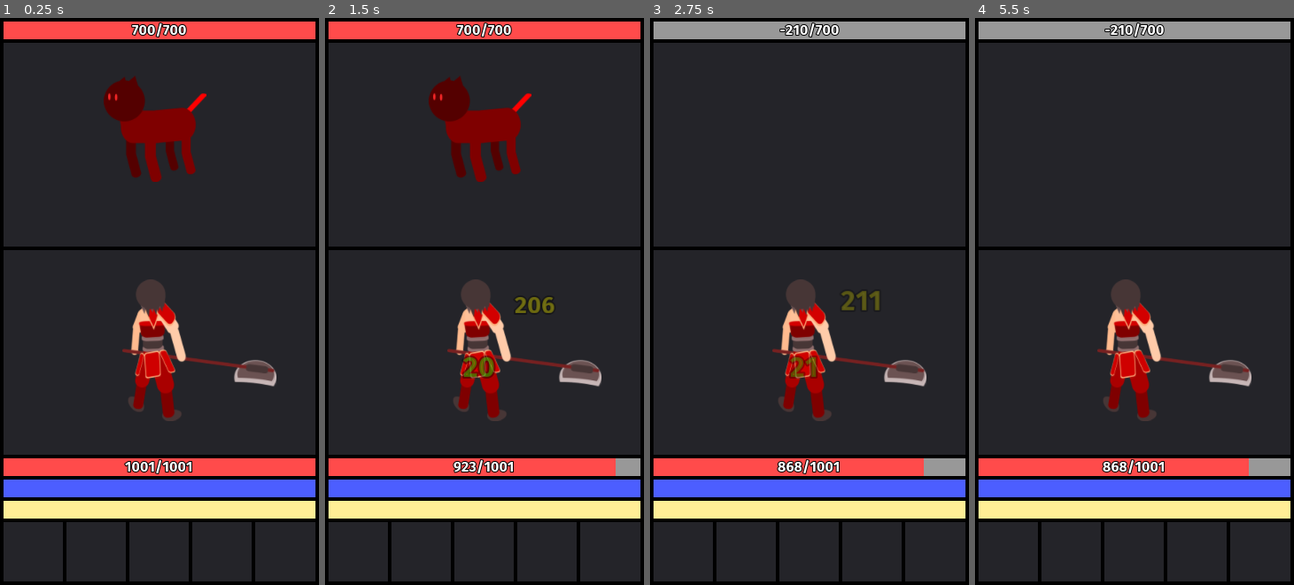
Above: before the commit, frames 1-4 (left to right).
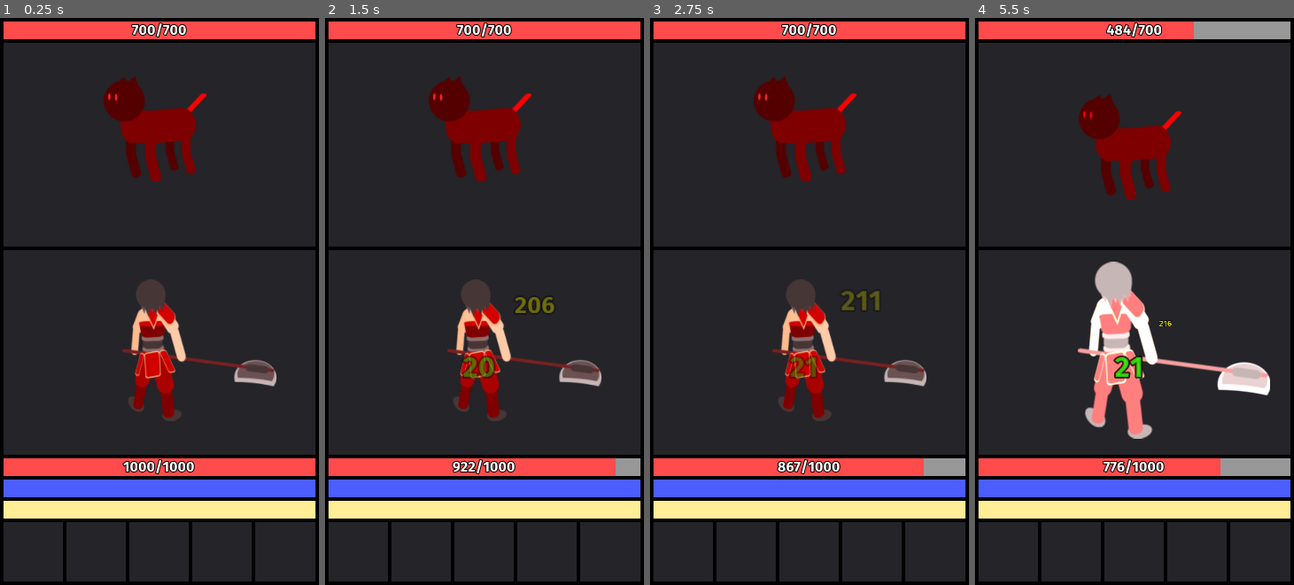
Above: after the commit, the same moments.

Repository: GitHubPiotr/Cartas-Mobile
Game: Godot game, scene res://engine/Level.tscn
Two runs of this game, one before a commit and one after it. Both use one fixed random seed, a clock stepped at 60 frames per second and the inputs below.
Inputs (mouse positions are in pixels of both pictures, inside the frame that each line leads up to):
- Up to frame 1 (0.25 s): no input
- Up to frame 2 (1.5 s): tap Enter at 0.5 s; move the mouse to (554, 273) at 0.52 s; click (554, 273) at 0.67 s; move the mouse to (420, 329) at 1.27 s; click (420, 329) at 1.42 s
- Up to frame 3 (2.75 s): move the mouse to (841, 176) at 2.02 s; click (841, 176) at 2.17 s
- Up to frame 4 (5.5 s): move the mouse to (1118, 414) at 2.77 s; click (1118, 414) at 2.92 s; move the mouse to (1230, 386) at 3.52 s; click (1230, 386) at 3.67 s; move the mouse to (1038, 216) at 4.27 s; click (1038, 216) at 4.42 s; move the mouse to (1150, 301) at 5.02 s; click (1150, 301) at 5.17 s

The runs differ from the first frame. In frame 1, 0.2% of the frame differs, in the area x 38-62%, y 78-81%; in frame 2, 0.3%; in frame 3, 6.1%; in frame 4, 11%, in the area x 1-93%, y 0-81%.

Commit message:
[CharacterMenu] added

Diff:
--- a/engine/Level.gd
+++ b/engine/Level.gd
@@ -13,10 +13,10 @@
 	var panel_layout = $PanelLayout
 
 	var player = Player.instance()
-	player.init(1, 1, 1001, 50, 10, 222, 0.10, 0.10, 10, 200, 0.1)
+	player.init(1, 1, 1000, 50, 10, 222, 0.10, 0.10, 10, 200, 0.1)
 	player.global_position = Vector2(225, 375)
 	add_child(player)
 
 	var combat_mechanism = CombatMechanism.instance()
-	combat_mechanism.init(player, Dog, 2)
+	combat_mechanism.init(player, Dog, 5)
 	add_child(combat_mechanism)
--- a/engine/Level.tscn
+++ b/engine/Level.tscn
@@ -7,4 +7,3 @@
 script = ExtResource( 1 )
 
 [node name="PanelLayout" parent="." instance=ExtResource( 4 )]
-color = Color( 0, 0, 0, 1 )
--- /dev/null
+++ b/menu/character_menu/CharacterMenu.tscn
@@ -0,0 +1,184 @@
+[gd_scene load_steps=10 format=2]
+
+[ext_resource path="res://menu/character_menu/helmet.png" type="Texture" id=1]
+[ext_resource path="res://menu/character_menu/armour.png" type="Texture" id=2]
+[ext_resource path="res://menu/character_menu/boots.png" type="Texture" id=3]
+[ext_resource path="res://menu/character_menu/miecz.png" type="Texture" id=4]
+
+[sub_resource type="StyleBoxFlat" id=1]
+bg_color = Color( 0, 0, 0, 1 )
+
+[sub_resource type="StyleBoxFlat" id=2]
+bg_color = Color( 0, 0, 0, 1 )
+
+[sub_resource type="StyleBoxFlat" id=3]
+bg_color = Color( 0, 0, 0, 1 )
+
+[sub_resource type="StyleBoxFlat" id=4]
+bg_color = Color( 0, 0, 0, 1 )
+
+[sub_resource type="StyleBoxFlat" id=5]
+bg_color = Color( 0, 0, 0, 1 )
+
+[node name="ColorRect" type="ColorRect"]
+margin_right = 360.0
+margin_bottom = 640.0
+color = Color( 0, 0, 0, 1 )
+__meta__ = {
+"_edit_use_anchors_": false
+}
+
+[node name="VBoxContainer" type="VBoxContainer" parent="."]
+margin_right = 360.0
+margin_bottom = 640.0
+__meta__ = {
+"_edit_use_anchors_": false
+}
+
+[node name="VBoxContainer" type="VBoxContainer" parent="VBoxContainer"]
+margin_right = 360.0
+margin_bottom = 200.0
+rect_min_size = Vector2( 0, 200 )
+
+[node name="CenterContainer" type="CenterContainer" parent="VBoxContainer"]
+margin_top = 204.0
+margin_right = 360.0
+margin_bottom = 456.0
+
+[node name="GridContainer" type="GridContainer" parent="VBoxContainer/CenterContainer"]
+margin_left = 54.0
+margin_right = 306.0
+margin_bottom = 252.0
+columns = 4
+__meta__ = {
+"_edit_use_anchors_": false
+}
+
+[node name="WeaponPanel" type="Panel" parent="VBoxContainer/CenterContainer/GridContainer"]
+margin_right = 60.0
+margin_bottom = 60.0
+rect_min_size = Vector2( 60, 60 )
+
+[node name="HelmetPanel" type="Panel" parent="VBoxContainer/CenterContainer/GridContainer"]
+margin_left = 64.0
+margin_right = 124.0
+margin_bottom = 60.0
+rect_min_size = Vector2( 60, 60 )
+
+[node name="EmptyPanel" type="Panel" parent="VBoxContainer/CenterContainer/GridContainer"]
+margin_left = 128.0
+margin_right = 188.0
+margin_bottom = 60.0
+rect_min_size = Vector2( 60, 60 )
+custom_styles/panel = SubResource( 1 )
+
+[node name="EmptyPanel2" type="Panel" parent="VBoxContainer/CenterContainer/GridContainer"]
+margin_left = 192.0
+margin_right = 252.0
+margin_bottom = 60.0
+rect_min_size = Vector2( 60, 60 )
+custom_styles/panel = SubResource( 2 )
+
+[node name="WeaponPanel2" type="Panel" parent="VBoxContainer/CenterContainer/GridContainer"]
+margin_top = 64.0
+margin_right = 60.0
+margin_bottom = 124.0
+rect_min_size = Vector2( 60, 60 )
+
+[node name="ArmourPanel" type="Panel" parent="VBoxContainer/CenterContainer/GridContainer"]
+margin_left = 64.0
+margin_top = 64.0
+margin_right = 124.0
+margin_bottom = 124.0
+rect_min_size = Vector2( 60, 60 )
+
+[node name="ShieldPanel" type="Panel" parent="VBoxContainer/CenterContainer/GridContainer"]
+margin_left = 128.0
+margin_top = 64.0
+margin_right = 188.0
+margin_bottom = 124.0
+rect_min_size = Vector2( 60, 60 )
+
+[node name="NecklacePanel" type="Panel" parent="VBoxContainer/CenterContainer/GridContainer"]
+margin_left = 192.0
+margin_top = 64.0
+margin_right = 252.0
+margin_bottom = 124.0
+rect_min_size = Vector2( 60, 60 )
+
+[node name="WeaponPanel3" type="Panel" parent="VBoxContainer/CenterContainer/GridContainer"]
+margin_top = 128.0
+margin_right = 60.0
+margin_bottom = 188.0
+rect_min_size = Vector2( 60, 60 )
+
+[node name="ArmourPanel2" type="Panel" parent="VBoxContainer/CenterContainer/GridContainer"]
+margin_left = 64.0
+margin_top = 128.0
+margin_right = 124.0
+margin_bottom = 188.0
+rect_min_size = Vector2( 60, 60 )
+
+[node name="BraceletPanel" type="Panel" parent="VBoxContainer/CenterContainer/GridContainer"]
+margin_left = 128.0
+margin_top = 128.0
+margin_right = 188.0
+margin_bottom = 188.0
+rect_min_size = Vector2( 60, 60 )
+
+[node name="EarringsPanel" type="Panel" parent="VBoxContainer/CenterContainer/GridContainer"]
+margin_left = 192.0
+margin_top = 128.0
+margin_right = 252.0
+margin_bottom = 188.0
+rect_min_size = Vector2( 60, 60 )
+
+[node name="EmptyPanel3" type="Panel" parent="VBoxContainer/CenterContainer/GridContainer"]
+margin_top = 192.0
+margin_right = 60.0
+margin_bottom = 252.0
+rect_min_size = Vector2( 60, 60 )
+custom_styles/panel = SubResource( 3 )
+
+[node name="BootsPanel" type="Panel" parent="VBoxContainer/CenterContainer/GridContainer"]
+margin_left = 64.0
+margin_top = 192.0
+margin_right = 124.0
+margin_bottom = 252.0
+rect_min_size = Vector2( 60, 60 )
+
+[node name="EmptyPanel4" type="Panel" parent="VBoxContainer/CenterContainer/GridContainer"]
+margin_left = 128.0
+margin_top = 192.0
+margin_right = 188.0
+margin_bottom = 252.0
+rect_min_size = Vector2( 60, 60 )
+custom_styles/panel = SubResource( 4 )
+
+[node name="EmptyPanel5" type="Panel" parent="VBoxContainer/CenterContainer/GridContainer"]
+margin_left = 192.0
+margin_top = 192.0
+margin_right = 252.0
+margin_bottom = 252.0
+rect_min_size = Vector2( 60, 60 )
+custom_styles/panel = SubResource( 5 )
+
+[node name="WeaponSprite" type="Sprite" parent="VBoxContainer/CenterContainer"]
+position = Vector2( 83.0347, 103.909 )
+scale = Vector2( 0.2, 0.2 )
+texture = ExtResource( 4 )
+
+[node name="ArmourSprite" type="Sprite" parent="VBoxContainer/CenterContainer"]
+position = Vector2( 147.878, 125.523 )
+scale = Vector2( 0.15, 0.15 )
+texture = ExtResource( 2 )
+
+[node name="HelmetSprite" type="Sprite" parent="VBoxContainer/CenterContainer"]
+position = Vector2( 147.97, 33.1163 )
+scale = Vector2( 0.2, 0.2 )
+texture = ExtResource( 1 )
+
+[node name="BootsSprite" type="Sprite" parent="VBoxContainer/CenterContainer"]
+position = Vector2( 147.798, 223.493 )
+scale = Vector2( 0.15, 0.15 )
+texture = ExtResource( 3 )
--- a/menu/MainMenu.tscn
+++ b/menu/main_menu/MainMenu.tscn
@@ -1,7 +1,7 @@
 [gd_scene load_steps=3 format=2]
 
-[ext_resource path="res://menu/Panel.tscn" type="PackedScene" id=1]
-[ext_resource path="res://menu/MainMenu.gd" type="Script" id=2]
+[ext_resource path="res://menu/main_menu/Panel.tscn" type="PackedScene" id=1]
+[ext_resource path="res://menu/main_menu/MainMenu.gd" type="Script" id=2]
 
 [node name="MainMenu" type="Node"]
 script = ExtResource( 2 )
--- a/menu/Panel.tscn
+++ b/menu/main_menu/Panel.tscn
@@ -1,22 +1,33 @@
-[gd_scene load_steps=9 format=2]
+[gd_scene load_steps=13 format=2]
 
-[ext_resource path="res://menu/path1024.png" type="Texture" id=1]
-[ext_resource path="res://menu/rysunek-5.png" type="Texture" id=2]
-[ext_resource path="res://menu/path312.png" type="Texture" id=3]
-[ext_resource path="res://menu/rysunek-8.png" type="Texture" id=4]
-[ext_resource path="res://menu/rysunek-4.png" type="Texture" id=5]
-[ext_resource path="res://menu/Panel.gd" type="Script" id=6]
-[ext_resource path="res://units/extra/bright.shader" type="Shader" id=7]
+[ext_resource path="res://units/extra/bright.shader" type="Shader" id=1]
+[ext_resource path="res://menu/main_menu/Panel.gd" type="Script" id=2]
+[ext_resource path="res://menu/main_menu/rysunek-8.png" type="Texture" id=3]
+[ext_resource path="res://menu/main_menu/rysunek-5.png" type="Texture" id=4]
+[ext_resource path="res://fonts/FiraGO-Regular.ttf" type="DynamicFontData" id=5]
+[ext_resource path="res://menu/main_menu/rysunek-4.png" type="Texture" id=6]
+[ext_resource path="res://menu/main_menu/path1024.png" type="Texture" id=7]
+[ext_resource path="res://menu/main_menu/path312.png" type="Texture" id=8]
 
-[sub_resource type="ShaderMaterial" id=1]
-shader = ExtResource( 7 )
+[sub_resource type="DynamicFont" id=1]
+size = 32
+use_filter = true
+font_data = ExtResource( 5 )
+
+[sub_resource type="StyleBoxFlat" id=2]
+bg_color = Color( 1, 0.937255, 0.592157, 1 )
+
+[sub_resource type="StyleBoxFlat" id=3]
+
+[sub_resource type="ShaderMaterial" id=4]
+shader = ExtResource( 1 )
 shader_param/bright_amount = 0.0
 
 [node name="Panel" type="ColorRect"]
 margin_right = 360.0
 margin_bottom = 640.0
 color = Color( 0, 0, 0, 1 )
-script = ExtResource( 6 )
+script = ExtResource( 2 )
 __meta__ = {
 "_edit_use_anchors_": false
 }
@@ -43,7 +54,7 @@
 [node name="Sprite" type="Sprite" parent="PanelLayout/TopContainer/Panel"]
 position = Vector2( 42.8568, 42.2266 )
 scale = Vector2( 0.15, 0.15 )
-texture = ExtResource( 5 )
+texture = ExtResource( 6 )
 
 [node name="VBoxContainer" type="VBoxContainer" parent="PanelLayout/TopContainer"]
 margin_left = 89.0
@@ -58,12 +69,34 @@
 size_flags_horizontal = 3
 size_flags_vertical = 3
 
+[node name="Nickname" type="Label" parent="PanelLayout/TopContainer/VBoxContainer/Panel"]
+margin_right = 263.0
+margin_bottom = 40.0
+custom_fonts/font = SubResource( 1 )
+text = "Nickname"
+align = 1
+valign = 1
+__meta__ = {
+"_edit_use_anchors_": false
+}
+
 [node name="Panel2" type="Panel" parent="PanelLayout/TopContainer/VBoxContainer"]
 margin_top = 44.0
 margin_right = 263.0
 margin_bottom = 85.0
 size_flags_horizontal = 3
 size_flags_vertical = 3
+
+[node name="Exp" type="ProgressBar" parent="PanelLayout/TopContainer/VBoxContainer/Panel2"]
+margin_right = 263.0
+margin_bottom = 41.0
+custom_styles/fg = SubResource( 2 )
+custom_styles/bg = SubResource( 3 )
+value = 50.0
+percent_visible = false
+__meta__ = {
+"_edit_use_anchors_": false
+}
 
 [node name="Buttons" type="GridContainer" parent="PanelLayout"]
 margin_top = 89.0
@@ -84,7 +117,7 @@
 use_parent_material = true
 position = Vector2( 29.8758, 38.2535 )
 scale = Vector2( 0.21, 0.21 )
-texture = ExtResource( 1 )
+texture = ExtResource( 7 )
 centered = false
 
 [node name="Map" type="Panel" parent="PanelLayout/Buttons"]
@@ -97,7 +130,7 @@
 [node name="Sprite" type="Sprite" parent="PanelLayout/Buttons/Map"]
 position = Vector2( 87.2891, 119.186 )
 scale = Vector2( 0.26, 0.26 )
-texture = ExtResource( 3 )
+texture = ExtResource( 8 )
 
 [node name="Upgrade" type="Panel" parent="PanelLayout/Buttons"]
 margin_top = 229.0
@@ -109,7 +142,7 @@
 [node name="Sprite" type="Sprite" parent="PanelLayout/Buttons/Upgrade"]
 position = Vector2( 84.7139, 114.18 )
 scale = Vector2( 0.4, 0.4 )
-texture = ExtResource( 2 )
+texture = ExtResource( 4 )
 
 [node name="Alchemy" type="Panel" parent="PanelLayout/Buttons"]
 margin_left = 178.0
@@ -122,7 +155,7 @@
 [node name="Sprite" type="Sprite" parent="PanelLayout/Buttons/Alchemy"]
 position = Vector2( 87.8568, 114.497 )
 scale = Vector2( 0.23, 0.23 )
-texture = ExtResource( 4 )
+texture = ExtResource( 3 )
 
 [node name="VBoxContainer3" type="HBoxContainer" parent="PanelLayout"]
 margin_top = 547.0
--- /dev/null
+++ b/menu/map_menu/MapMenu.tscn
@@ -0,0 +1,13 @@
+[gd_scene format=2]
+
+[node name="MapMenu" type="ColorRect"]
+margin_right = 360.0
+margin_bottom = 640.0
+color = Color( 0, 0, 0, 1 )
+__meta__ = {
+"_edit_use_anchors_": false
+}
+
+[node name="VBoxContainer" type="VBoxContainer" parent="."]
+margin_right = 360.0
+margin_bottom = 640.0
Binary file added: menu/character_menu/armour.png
Not shown, changed: menu/character_menu/armour.png.import
Binary file added: menu/character_menu/boots.png
Not shown, changed: menu/character_menu/boots.png.import
Binary file added: menu/character_menu/helmet.png
Not shown, added: menu/character_menu/helmet.png.import
Binary file added: menu/character_menu/miecz.png
Not shown, added: menu/character_menu/miecz.png.import
Renamed: menu/MainMenu.gd -> menu/main_menu/MainMenu.gd
Renamed: menu/Panel.gd -> menu/main_menu/Panel.gd
Not shown: 1 places in menu/main_menu/Panel.tscn that only renumber resources
Renamed: menu/path1024.png -> menu/main_menu/path1024.png
(and 11 more such lines)
